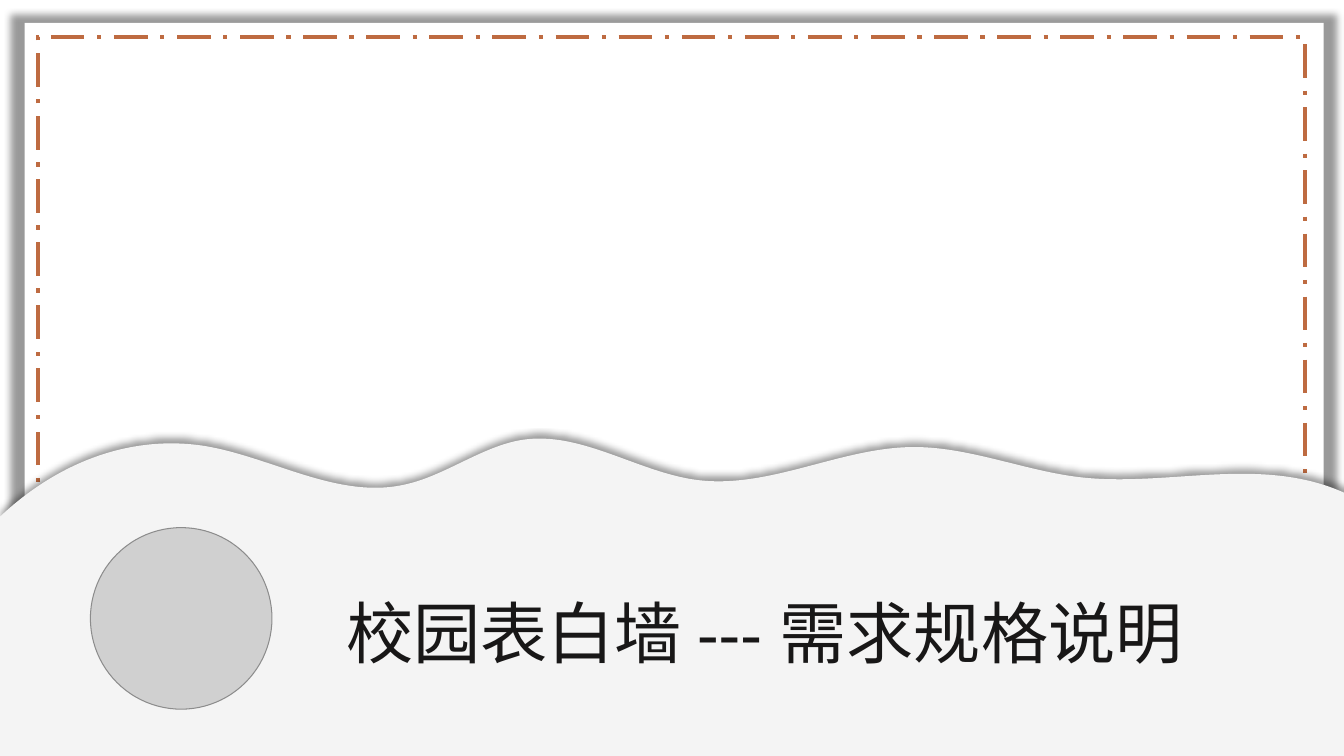
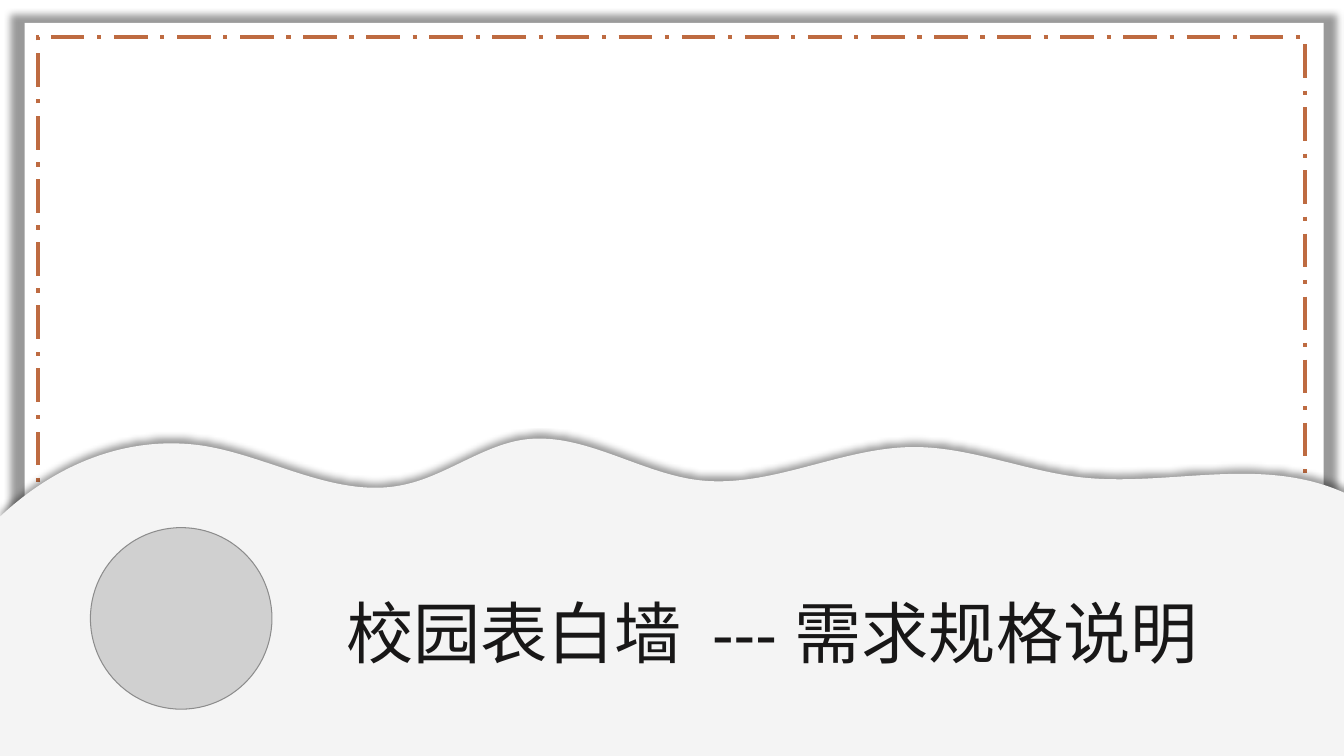
Before and after one commit to lenovo-wu/G11ZUCC, a slide deck: slide 1 of 需求规格说明.pptx. Drawn at 1344x756 pixels with LibreOffice and Linux fonts; fonts in the diff are those of the drawing; grey boxes stand for pictures; background and template pictures are left out. Boxes give left, top, right and bottom in pixels: in the first picture for what was removed or moved away, otherwise in the second. Text is boxed around its words. In the diff, an @@ line names an element or a change of style, - is before the commit and + after.

Commit message:
更新 需求规格说明.pptx

```diff
--- a/需求规格说明.pptx
+++ b/需求规格说明.pptx
@@ text "校园表白墙 --- 需求规格说明" rewrapped from box(346, 601, 1182, 664) to box(346, 601, 1197, 664) @@
```
